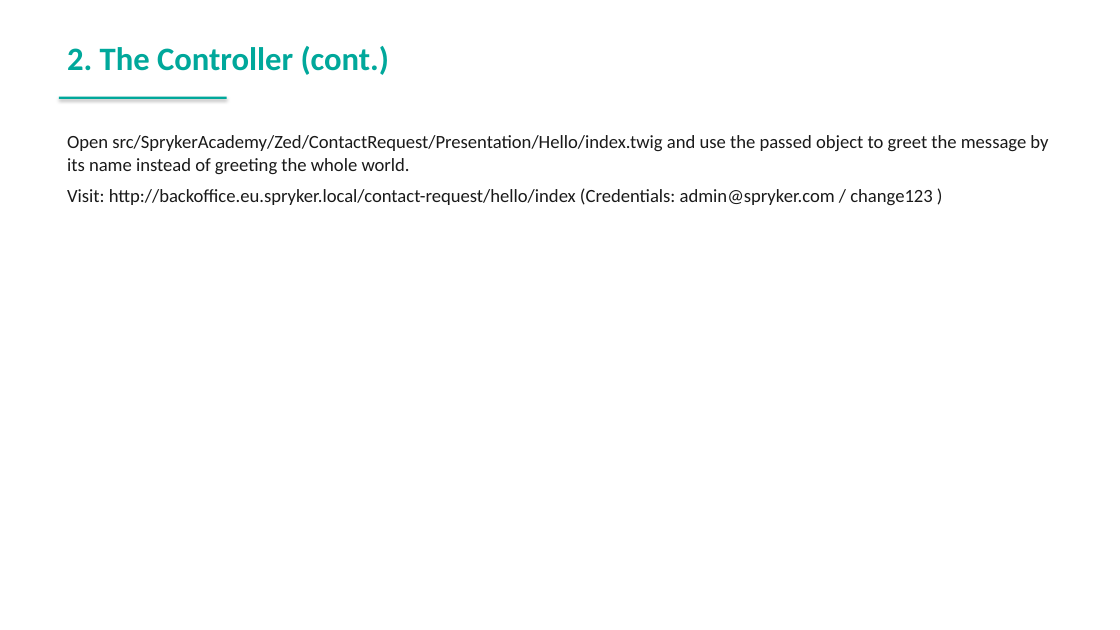
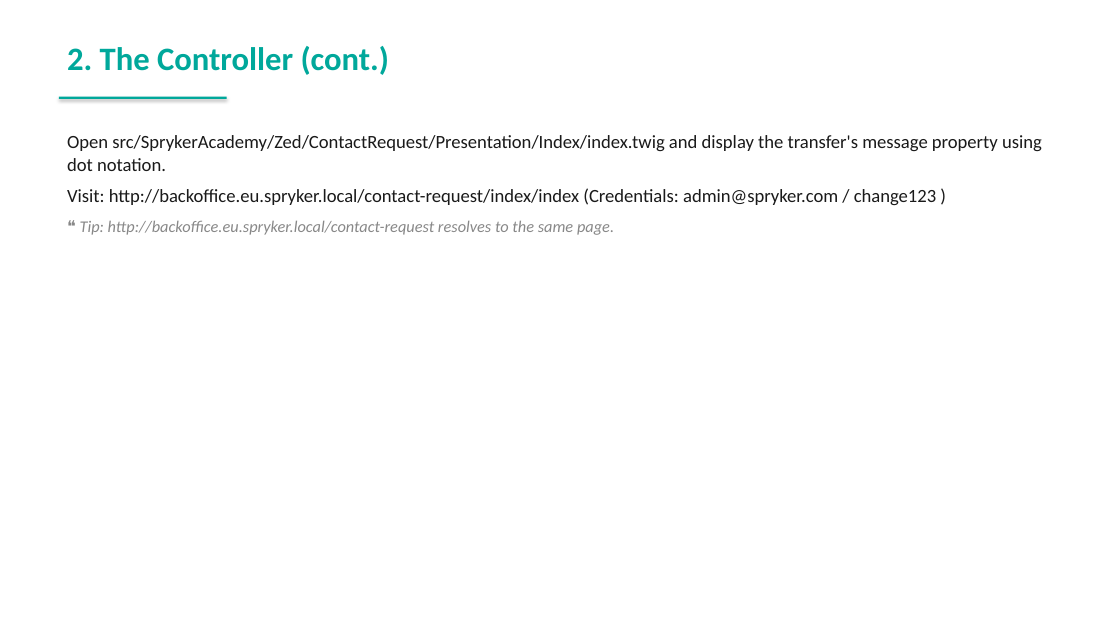
Before and after one commit to spryker-academy/instructor-exercises, a slide deck: slide 85 of guides-pptx/spryker-academy-fundamental.pptx. Drawn at 1120x630 pixels with LibreOffice and Linux fonts; fonts in the diff are those of the drawing. Boxes give left, top, right and bottom in pixels: in the first picture for what was removed or moved away, otherwise in the second. Text is boxed around its words. In the diff, an @@ line names an element or a change of style, - is before the commit and + after.

Commit message:
fix: regenerate PowerPoint guides from updated HTML
- Synced spryker-academy-fundamental.pptx with HTML guides
- Synced spryker-academy-professional.pptx with HTML guides

```diff
--- a/guides-pptx/spryker-academy-fundamental.pptx
+++ b/guides-pptx/spryker-academy-fundamental.pptx
@@ text at (x1=67, y1=135, x2=1042, y2=235): text changed @@
-Open src/SprykerAcademy/Zed/ContactRequest/Presentation/Hello/index.twig and use the passed object to greet the message by its name instead of greeting the whole world.
-Visit: http://backoffice.eu.spryker.local/contact-request/hello/index (Credentials: admin@spryker.com / change123 )
+Open src/SprykerAcademy/Zed/ContactRequest/Presentation/Index/index.twig and display the transfer's message property using dot notation.
+Visit: http://backoffice.eu.spryker.local/contact-request/index/index (Credentials: admin@spryker.com / change123 )
+❝ Tip: http://backoffice.eu.spryker.local/contact-request resolves to the same page.
```
Also in this commit, not shown: 9 other slides changed, 1 slide added, 1 other file.
